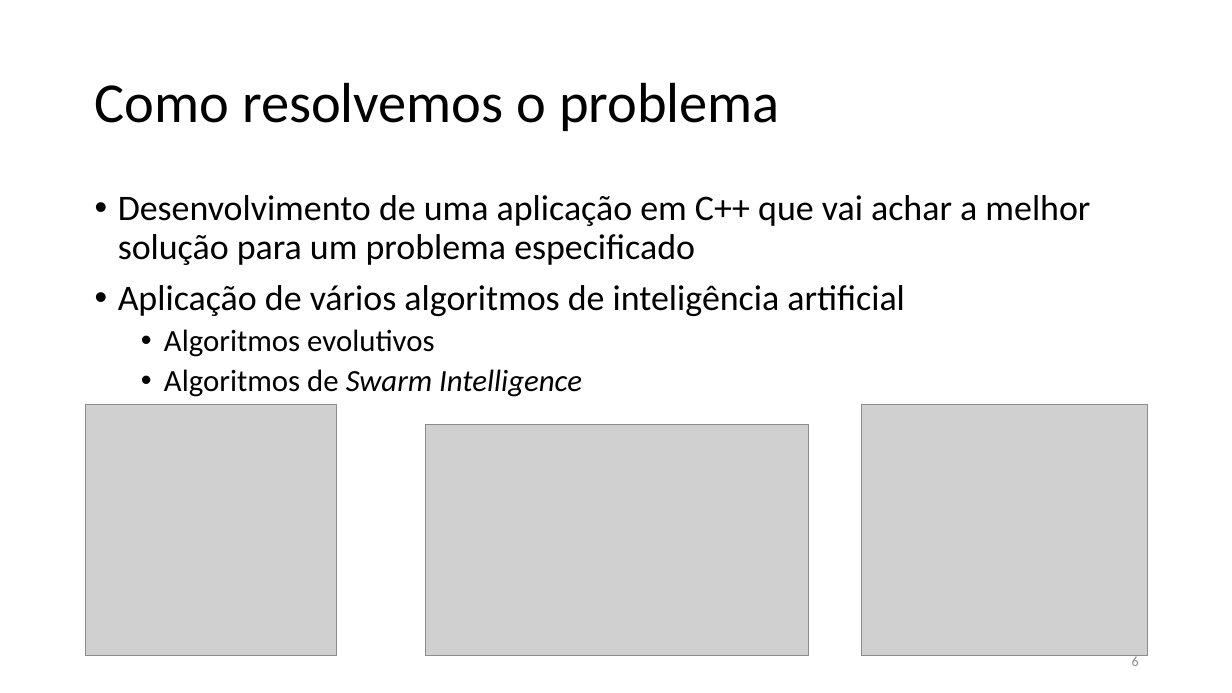
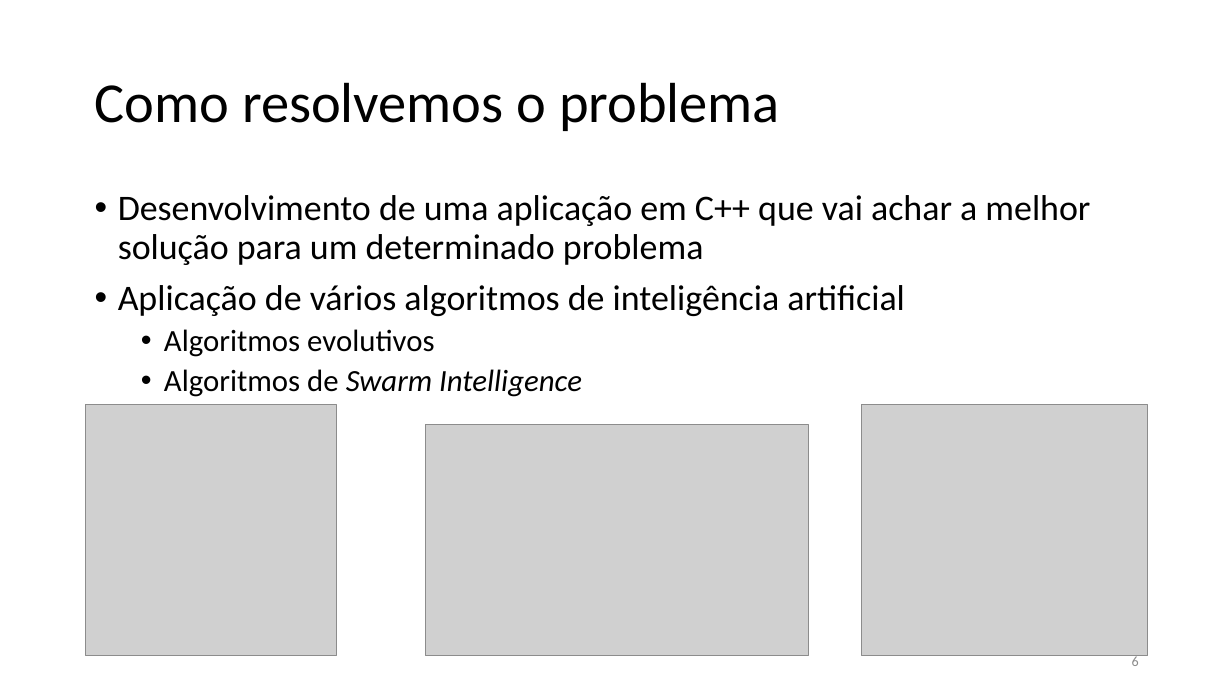
Before and after one commit to xQsme/RLP_Qt, a slide deck: slide 6 of powerpoint_defesa.pptx. Drawn at 1232x693 pixels with LibreOffice and Linux fonts; fonts in the diff are those of the drawing; grey boxes stand for pictures. Boxes give left, top, right and bottom in pixels: in the first picture for what was removed or moved away, otherwise in the second. Text is boxed around its words. In the diff, an @@ line names an element or a change of style, - is before the commit and + after.

```diff
--- a/powerpoint_defesa.pptx
+++ b/powerpoint_defesa.pptx
@@ text at box(118, 195, 1090, 265): text changed @@
-• Desenvolvimento de uma aplicação em C++ que vai achar a melhor solução para um problema especificado
+• Desenvolvimento de uma aplicação em C++ que vai achar a melhor solução para um determinado problema
```
Also in this commit, not shown: 10 other slides changed, 6 other files.
